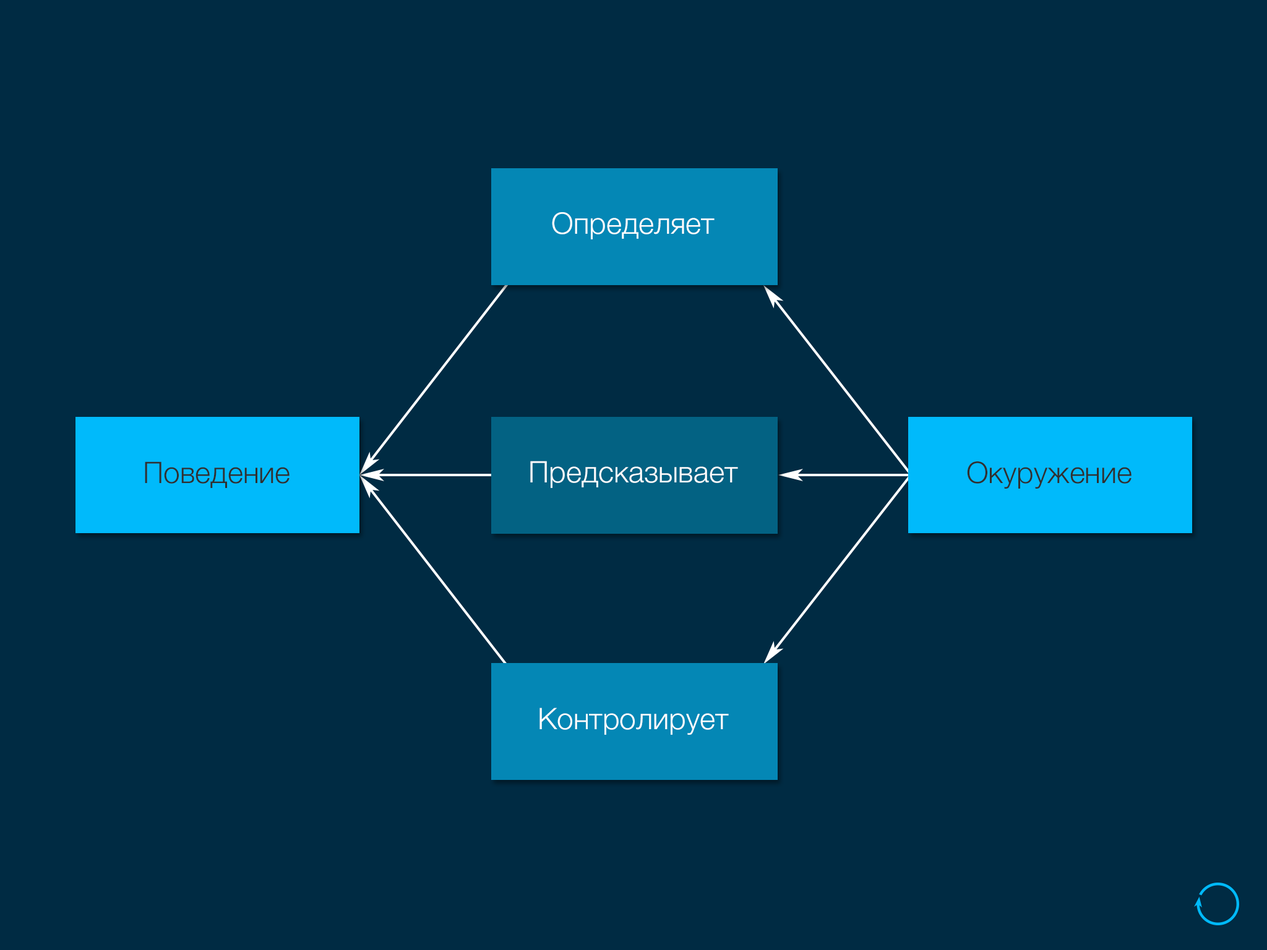
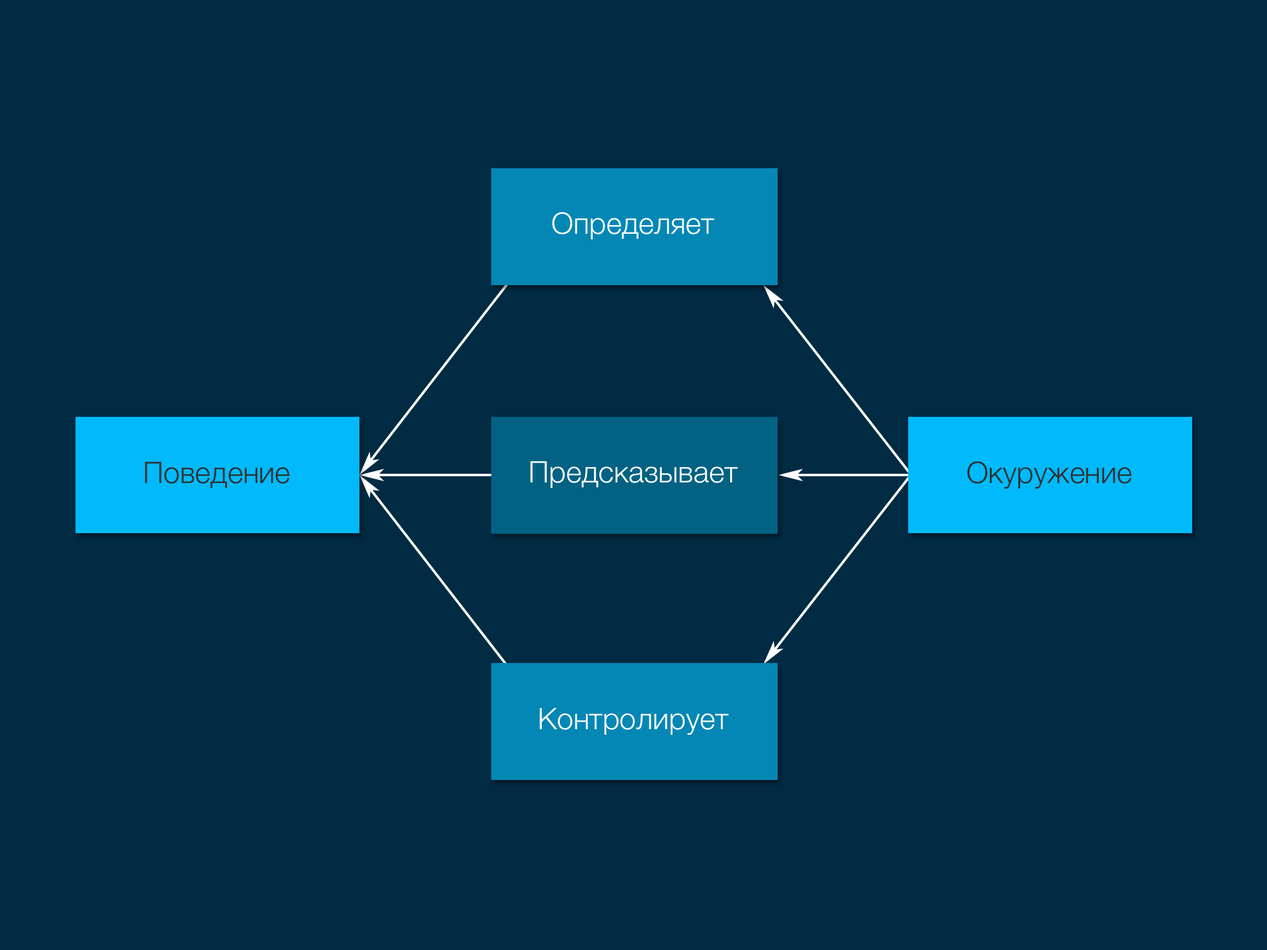
The second 1267px x 950px image is a revision of the first. Changes to its layers:
renamed "Окуружение" to "#c absolute", moved it above "#c absolute", painted on it over [966, 461, 1132, 489]
removed layer "Rectangle 1 copy 26" over [530, 460, 738, 488]
removed layer "Rectangle 1 copy 25" over [539, 707, 729, 735]
removed layer "Rectangle 1 copy 20" over [551, 212, 715, 239]
removed layer "Rectangle 1 copy 2" over [966, 461, 1132, 489]
removed layer "Rectangle 1" over [144, 461, 290, 488]
renamed "Определяет" to "#c absolute", painted on it over [551, 212, 715, 239]
renamed "Предсказывает" to "#c absolute", painted on it over [530, 460, 738, 488]
renamed "Контролирует" to "#c absolute", painted on it over [539, 707, 729, 735]
renamed "Поведение" to "#c absolute", painted on it over [144, 461, 290, 488]
removed layer "Shape 10" over [1193, 882, 1239, 926]
removed layer "Layer 0" over [144, 212, 1239, 926]
